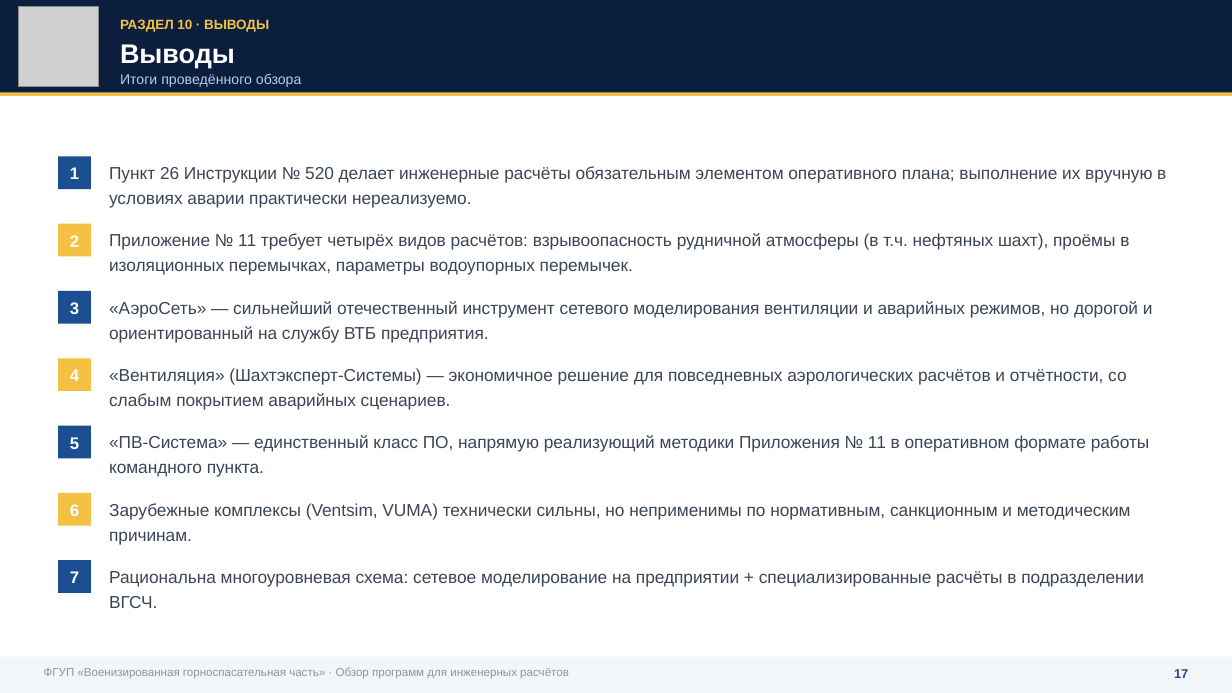
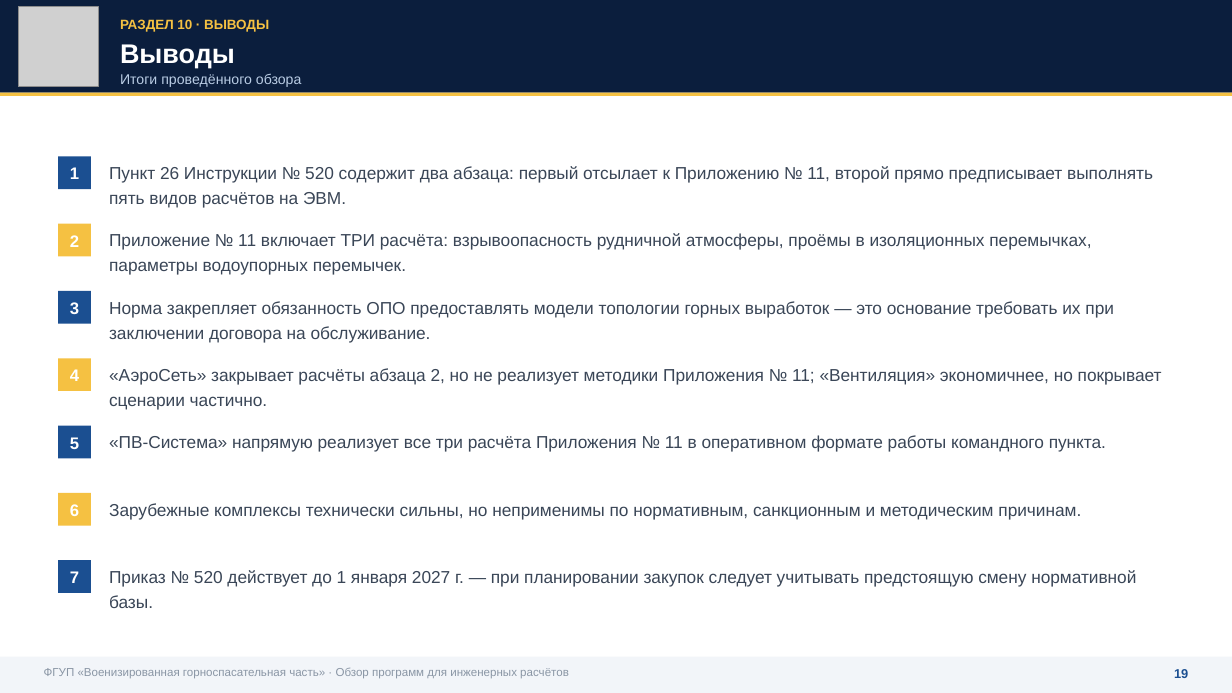
Before and after one commit to pvsistema/ventilation-system-design, a slide deck: slide 20 of public/VGSCH-doklad-PO-inzhenernye-raschety.pptx (slide 18 before the commit). Drawn at 1232x693 pixels with LibreOffice and Linux fonts; fonts in the diff are those of the drawing; grey boxes stand for pictures. Boxes give left, top, right and bottom in pixels: in the first picture for what was removed or moved away, otherwise in the second. Text is boxed around its words. In the diff, an @@ line names an element or a change of style, - is before the commit and + after.

```diff
--- a/public/VGSCH-doklad-PO-inzhenernye-raschety.pptx
+++ b/public/VGSCH-doklad-PO-inzhenernye-raschety.pptx
@@ text at bbox=[109, 166, 1153, 208]: text changed @@
-Пункт 26 Инструкции № 520 делает инженерные расчёты обязательным элементом оперативного плана; выполнение их вручную в условиях аварии практически нереализуемо.
+Пункт 26 Инструкции № 520 содержит два абзаца: первый отсылает к Приложению № 11, второй прямо предписывает выполнять пять видов расчётов на ЭВМ.
@@ text at bbox=[109, 233, 1091, 275]: text changed @@
-Приложение № 11 требует четырёх видов расчётов: взрывоопасность рудничной атмосферы (в т.ч. нефтяных шахт), проёмы в изоляционных перемычках, параметры водоупорных перемычек.
+Приложение № 11 включает ТРИ расчёта: взрывоопасность рудничной атмосферы, проёмы в изоляционных перемычках, параметры водоупорных перемычек.
@@ text at bbox=[109, 301, 1114, 343]: text changed @@
-«АэроСеть» — сильнейший отечественный инструмент сетевого моделирования вентиляции и аварийных режимов, но дорогой и ориентированный на службу ВТБ предприятия.
+Норма закрепляет обязанность ОПО предоставлять модели топологии горных выработок — это основание требовать их при заключении договора на обслуживание.
@@ text at bbox=[109, 368, 1162, 410]: text changed @@
-«Вентиляция» (Шахтэксперт-Системы) — экономичное решение для повседневных аэрологических расчётов и отчётности, со слабым покрытием аварийных сценариев.
+«АэроСеть» закрывает расчёты абзаца 2, но не реализует методики Приложения № 11; «Вентиляция» экономичнее, но покрывает сценарии частично.
@@ text at bbox=[109, 435, 1106, 452]: text changed @@
-«ПВ-Система» — единственный класс ПО, напрямую реализующий методики Приложения № 11 в оперативном формате работы командного пункта.
+«ПВ-Система» напрямую реализует все три расчёта Приложения № 11 в оперативном формате работы командного пункта.
@@ text at bbox=[109, 503, 1081, 519]: text changed @@
-Зарубежные комплексы (Ventsim, VUMA) технически сильны, но неприменимы по нормативным, санкционным и методическим причинам.
+Зарубежные комплексы технически сильны, но неприменимы по нормативным, санкционным и методическим причинам.
@@ text at bbox=[109, 570, 1136, 608]: text changed @@
-Рациональна многоуровневая схема: сетевое моделирование на предприятии + специализированные расчёты в подразделении ВГСЧ.
+Приказ № 520 действует до 1 января 2027 г. — при планировании закупок следует учитывать предстоящую смену нормативной базы.
@@ text at bbox=[1174, 669, 1188, 678]: text changed @@
-17
+19
```
Also in this commit, not shown: 17 other slides changed, 3 slides added, 1 slide removed.
